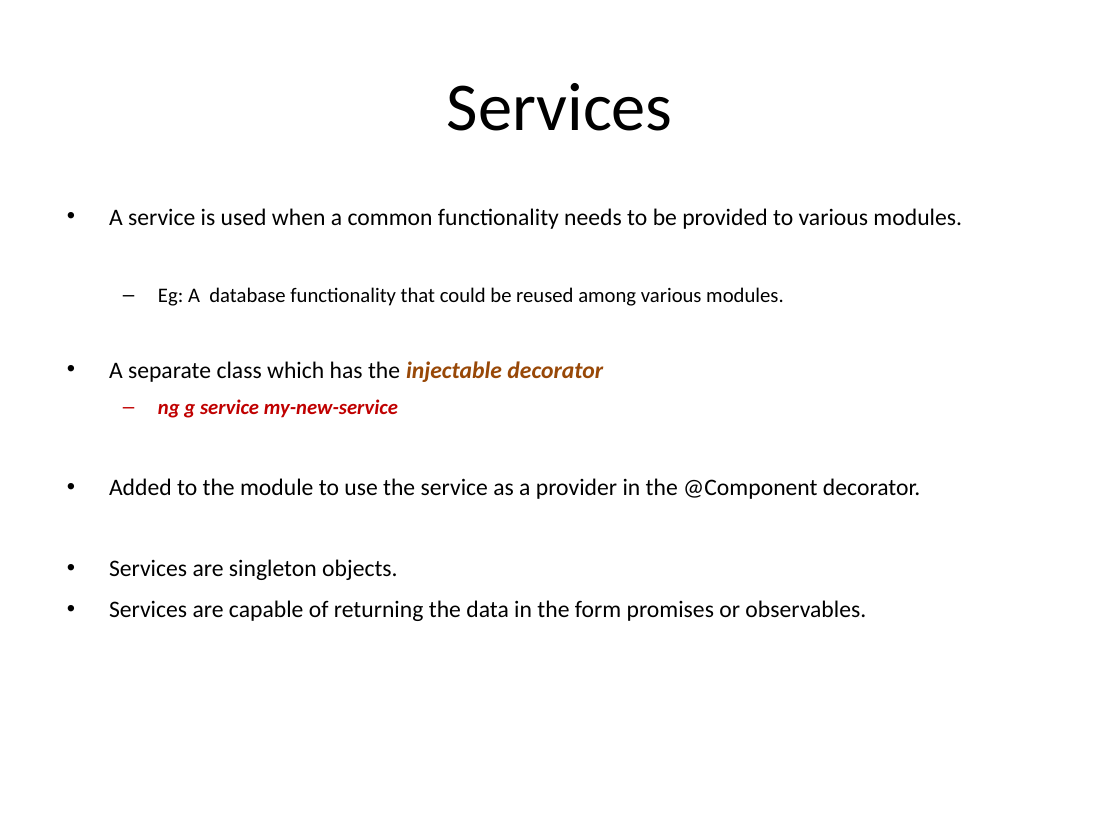
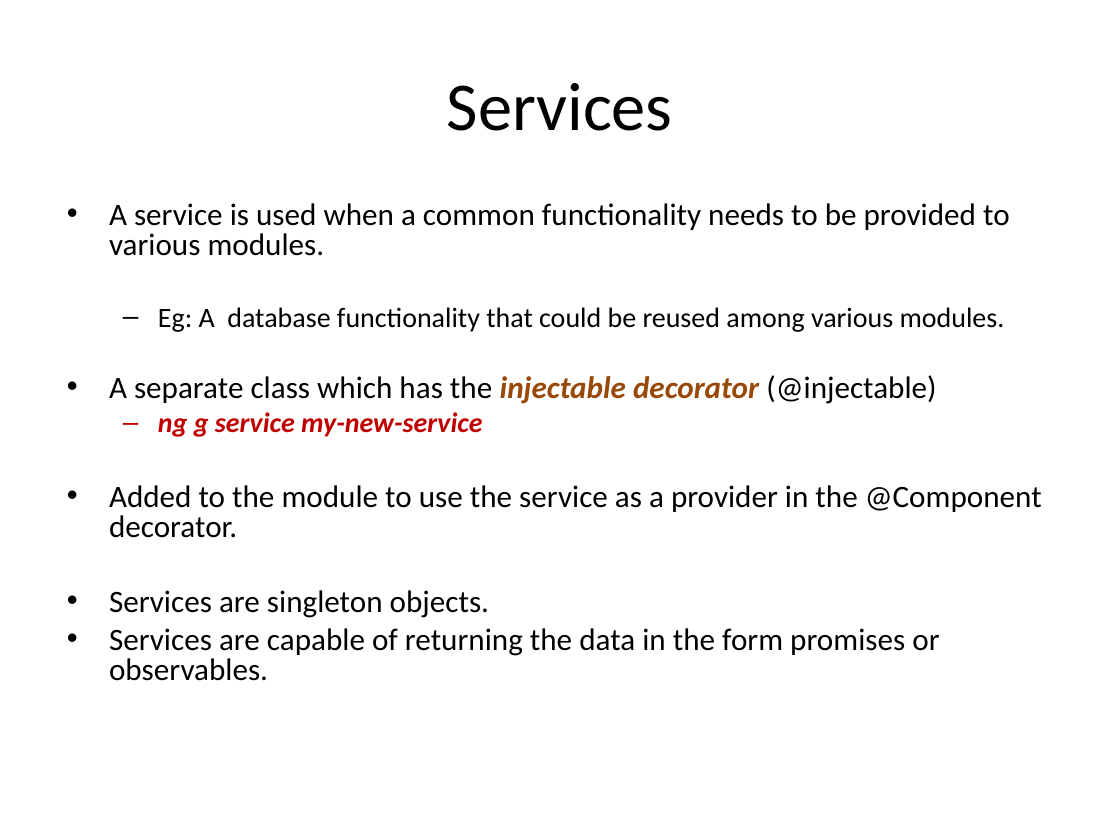
Before and after one commit to vishnumvn/AngularJS_Tut, a slide deck: slide 252 of Materials/Angular_Module01.ppt. Drawn at 1120x840 pixels with LibreOffice and Linux fonts; fonts in the diff are those of the drawing. Boxes give left, top, right and bottom in pixels: in the first picture for what was removed or moved away, otherwise in the second. Text is boxed around its words. In the diff, an @@ line names an element or a change of style, - is before the commit and + after.

Commit message:
day 3 components services

```diff
--- a/Materials/Angular_Module01.ppt
+++ b/Materials/Angular_Module01.ppt
@@ text at box(109, 203, 1042, 681): size 15.2 to 20 pt in "A service is used when a common ...", "Added to the module to use the ...", "Services are singleton objects.", "Services are capable of returning the data ..."; size 13.3 to 18 pt in "Eg: A database functionality that could be ...", "ng g service my-new-service"; line spacing 1 to 0.8; less space between paragraphs @@
@@ text at box(109, 375, 936, 404): text changed; size 15.2 to 20 pt @@
-• A separate class which has the injectable decorator
+• A separate class which has the injectable decorator (@injectable)
```
Also in this commit, not shown: 37 other slides changed, 37 other files.
